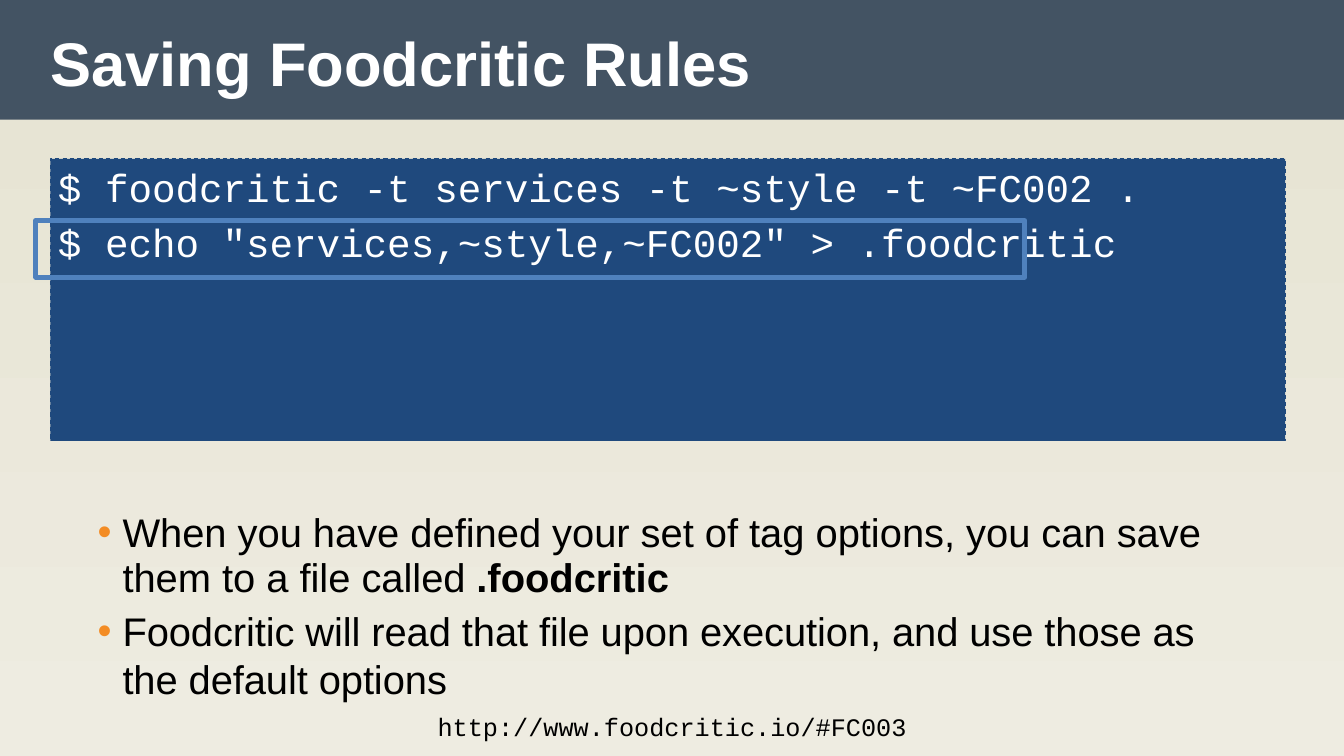
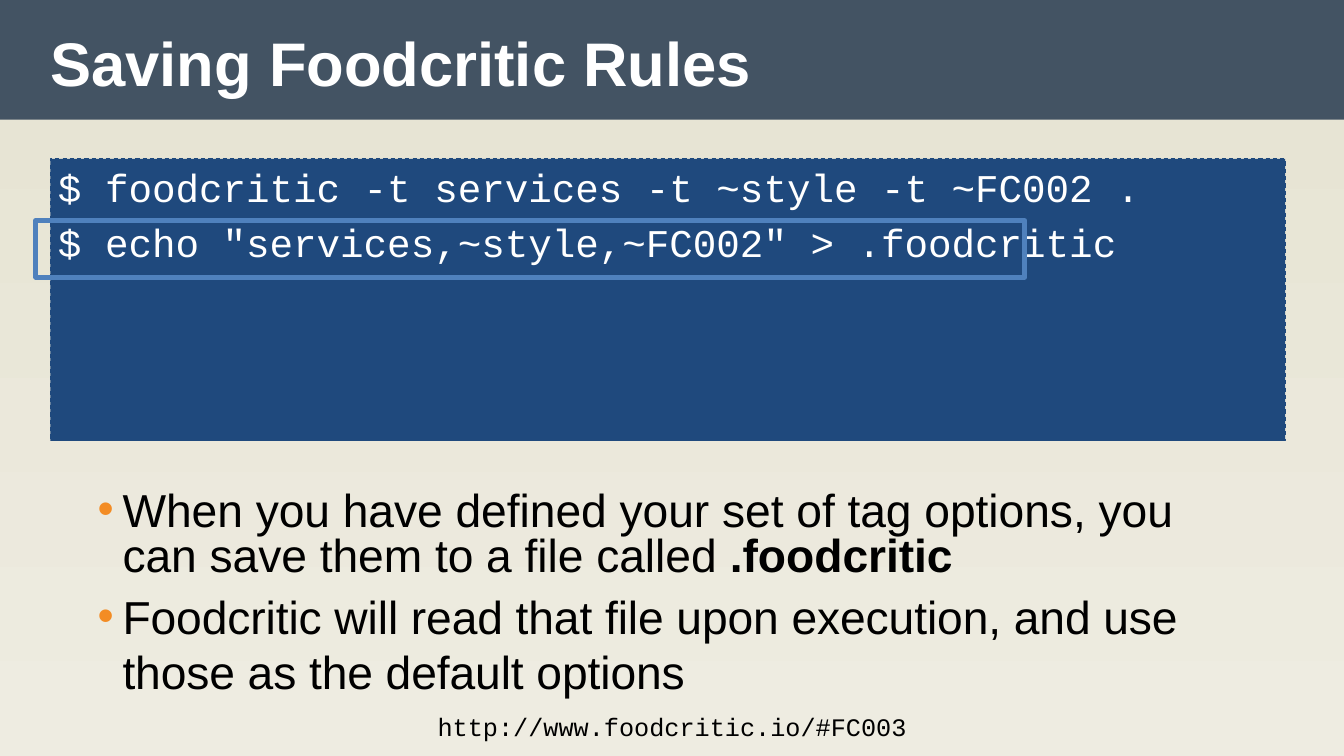
Before and after one commit to vinyar/chef-intermediate, a slide deck: slide 13 of Modules/10-Chef_Intermediate.pptx. Drawn at 1344x756 pixels with LibreOffice and Linux fonts; fonts in the diff are those of the drawing. Boxes give left, top, right and bottom in pixels: in the first picture for what was removed or moved away, otherwise in the second. Text is boxed around its words. In the diff, an @@ line names an element or a change of style, - is before the commit and + after.

```diff
--- a/Modules/10-Chef_Intermediate.pptx
+++ b/Modules/10-Chef_Intermediate.pptx
@@ text "When you have defined your ...": place and size @@
-text "When you have defined your ..." at [123,518,1201,702]
+text "When you have defined your ..." at [123,493,1177,699]
@@ text "When you have defined your ..." at [123,493,1177,699]: size 38 to 44 pt @@
```
Also in this commit, not shown: 13 other slides changed.
